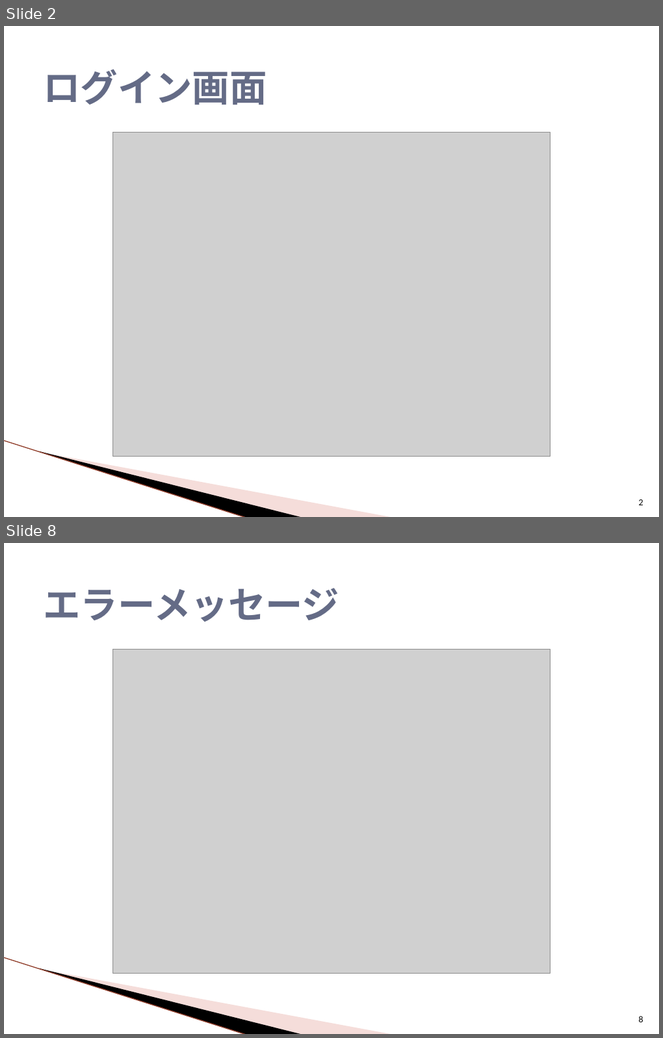
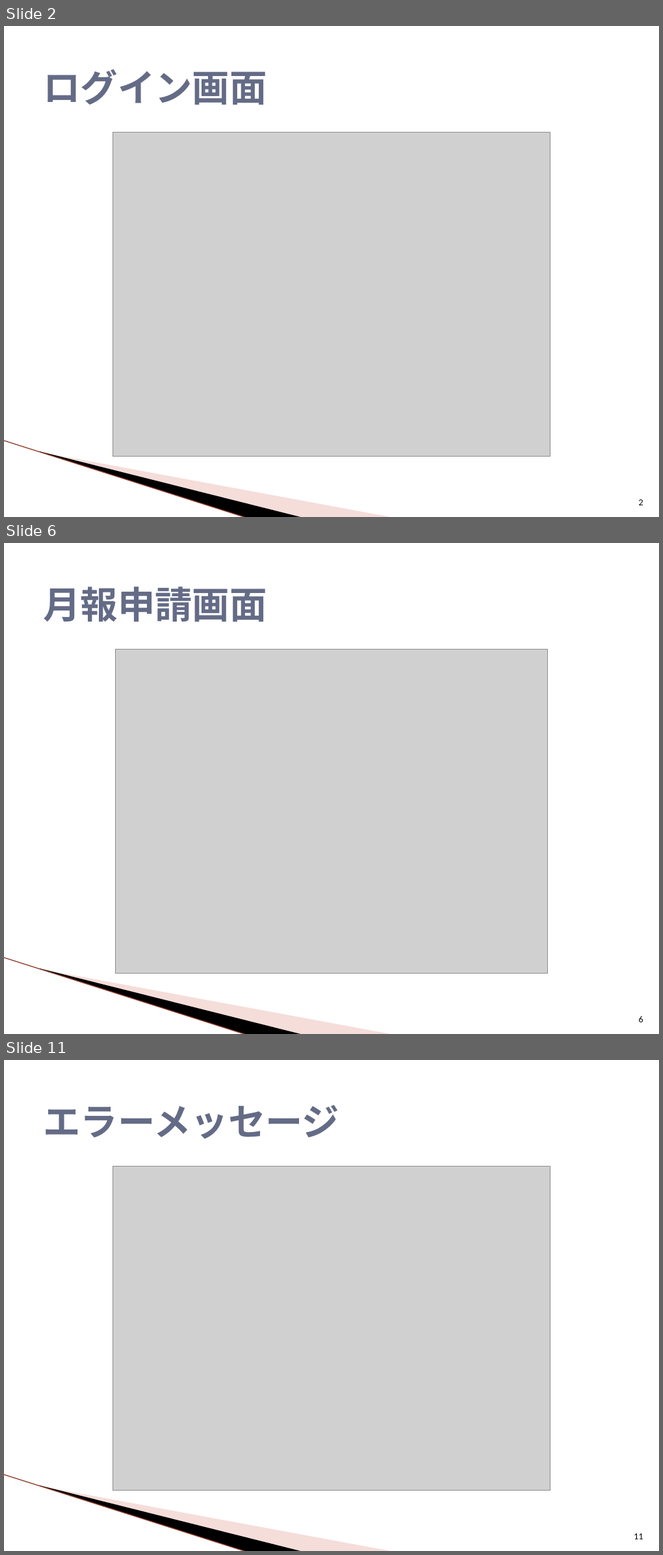
Before and after one commit to around7days/AppFreeMemo, a slide deck: 設計書/3_月報管理システム 画面デザインイメージ.pptx. Shown one above the other, each under a label of ours: slides 2 and 8 before the commit, slides 2, 6 and 11 after it; the slides between them are not shown. The pictures are 663x1038 and 663x1555 pixels, drawn with LibreOffice and Linux fonts; fonts in the diff are those of the drawing; grey boxes stand for pictures; background and template pictures are left out. Boxes give left, top, right and bottom in pixels: in the first picture for what was removed or moved away, otherwise in the second. Text is boxed around its words. In the diff, an @@ line names an element or a change of style, - is before the commit and + after.

```diff
--- a/設計書/3_月報管理システム 画面デザインイメージ.pptx
+++ b/設計書/3_月報管理システム 画面デザインイメージ.pptx
@@ slide 6 added at box(4, 543, 659, 1034), background #FFFFFF; not listed: 3 template elements that a slide beside it also shows @@
@@ title added at box(43, 587, 267, 622), 41 pt, text #646B86, bold @@
+月報申請画面
@@ picture added at box(115, 649, 548, 973) @@
@@ page number added at box(639, 1016, 644, 1023), 10 pt, text #000000 @@
+6
@@ what was slide 8 is now slide 11 @@
@@ page number at box(634, 1534, 643, 1540): text changed @@
-8
+11
```
Also in this commit, not shown: 5 slides changed, 2 other slides added, 2 other files.
